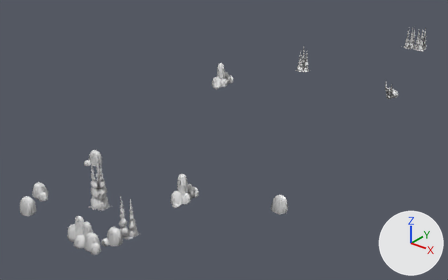
An edit to the glTF model www/models/iso_scenes/42.glb, drawn before and after from the same camera.
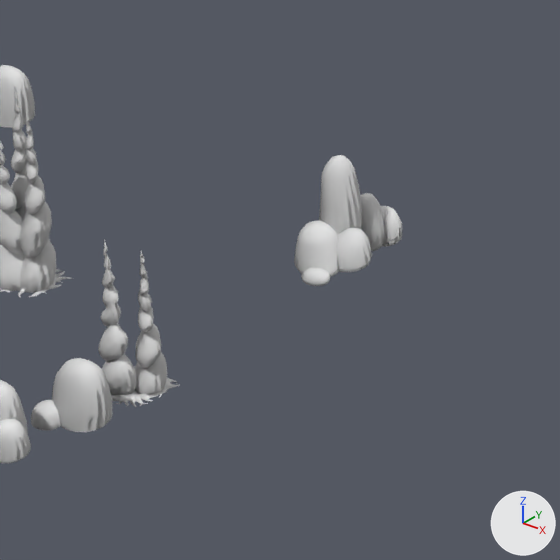
Each version appears first whole from a 50 mm lens placed at (28.8, -57.9, 21.5), pointed at (4.6, -27.6, 2.7), and next in a close-up on the part from 21% to 54% of the width and 48% to 100% of the height. Every picture has the same lights, and +X, +Y and +Z are marked at lower right. Materials are left out; every surface is plain grey. Where no turn or scale is listed for an object, it has been applied to the vertices. Vertices at the same position are counted once.

The scene before the commit, as lines of its bpy script (objects in view):
```python
me_mesh_0 = bpy.data.meshes.new('Mesh_0')
me_mesh_0.from_pydata(...)  # 11286 vertices, 21598 faces; spans x 4.0..13.9, y -40.0..-6.0, z 2.5..7.4
me_mesh_0.materials.append(mat_material_0)
me_mesh_1 = bpy.data.meshes.new('Mesh_1')
me_mesh_1.from_pydata(...)  # 1706 vertices, 3172 faces; spans x 1.0..8.01, y -36.0..-23.0, z 2.5..6.63
me_mesh_1.materials.append(mat_material_1)
me_mesh_3 = bpy.data.meshes.new('Mesh_3')
me_mesh_3.from_pydata(...)  # 616 vertices, 1152 faces; spans x 0.98..7.93, y -41.0..-36.0, z 2.5..4.4
me_mesh_3.materials.append(mat_material_3)
ob_colored = bpy.data.objects.new('colored', me_mesh_0)
ob_colored.location = (0.0, 0.0, 0.0)
ob_textured_677202a7 = bpy.data.objects.new('textured_677202a7', me_mesh_1)
ob_textured_677202a7.location = (0.0, 0.0, 0.0)
ob_textured_dfdbe5e = bpy.data.objects.new('textured_dfdbe5e', me_mesh_3)
ob_textured_dfdbe5e.location = (0.0, 0.0, 0.0)
# also in view: 'textured_e1d276ec' at (6.4, -41.5, 3.2)
```
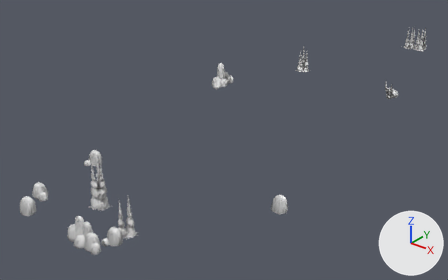
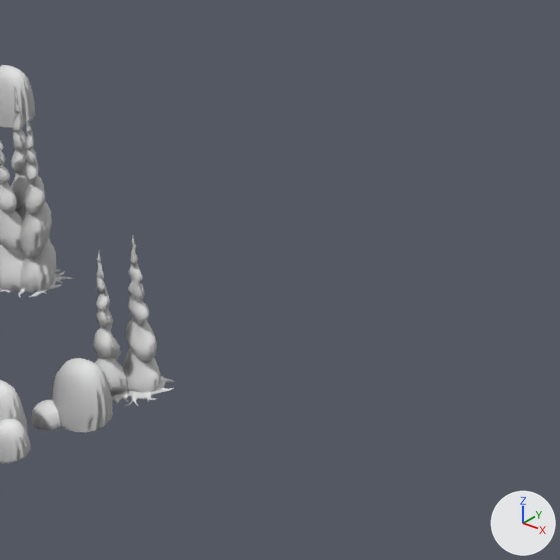
What the commit changed:
me_mesh_0 has 11286 vertices, 21598 faces and spans x 4.0..13.9, y -40.0..-6.0, z 2.5..7.4.
me_mesh_0 is used by ob_colored; location (0.0, 0.0, 0.0).
me_mesh_0 part 1: 230 vertices moved within x 7.0..8.0, y -39.9..-39.1, z 2.5..4.3; 778 vertices removed from x 7.0..8.0, y -40.0..-39.0, z 2.5..4.9; 778 vertices added at x 7.0..8.0, y -40.0..-39.0, z 2.5..4.9.
me_mesh_1 is used by ob_textured_677202a7; location (0.0, 0.0, 0.0).
me_mesh_1 had 1706 vertices, 3172 faces and spanned x 1.0..8.01, y -36.0..-23.0, z 2.5..6.63.
me_mesh_1 now has 853 vertices, 1586 faces and spans x 1.0..2.01, y -25.0..-23.0, z 5.0..6.63.
me_mesh_1 part 2: 6 loose pieces with 853 vertices, spanning x 7.0..8.01, y -36.0..-34.0, z 2.5..4.13, are deleted.

Pixel boxes [x1, y1, x2, y2] of what changed, in the close-ups (560 x 560 px; the box of a moved part takes in the faces that stretch with it):
'colored', reshaped: before [0, 85, 179, 407]; after [0, 85, 176, 406]
'textured_677202a7', reshaped (not visible afterwards): before [294, 155, 402, 286]
part 1 of me_mesh_0, moved or reshaped: before [98, 240, 179, 407]; after [93, 237, 176, 406]
